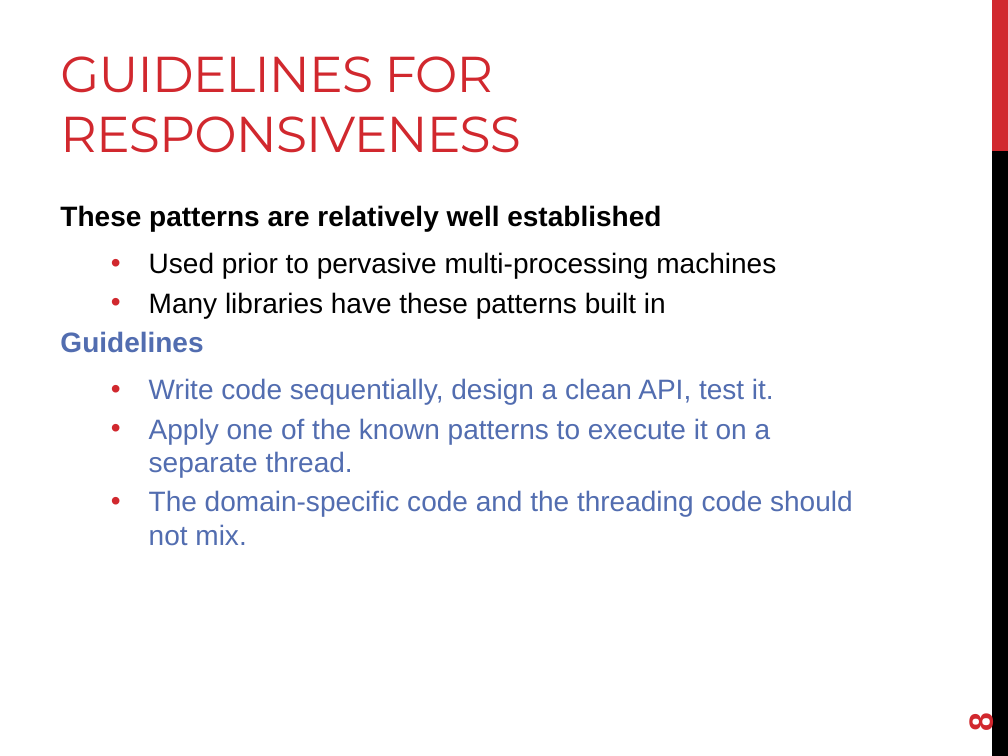
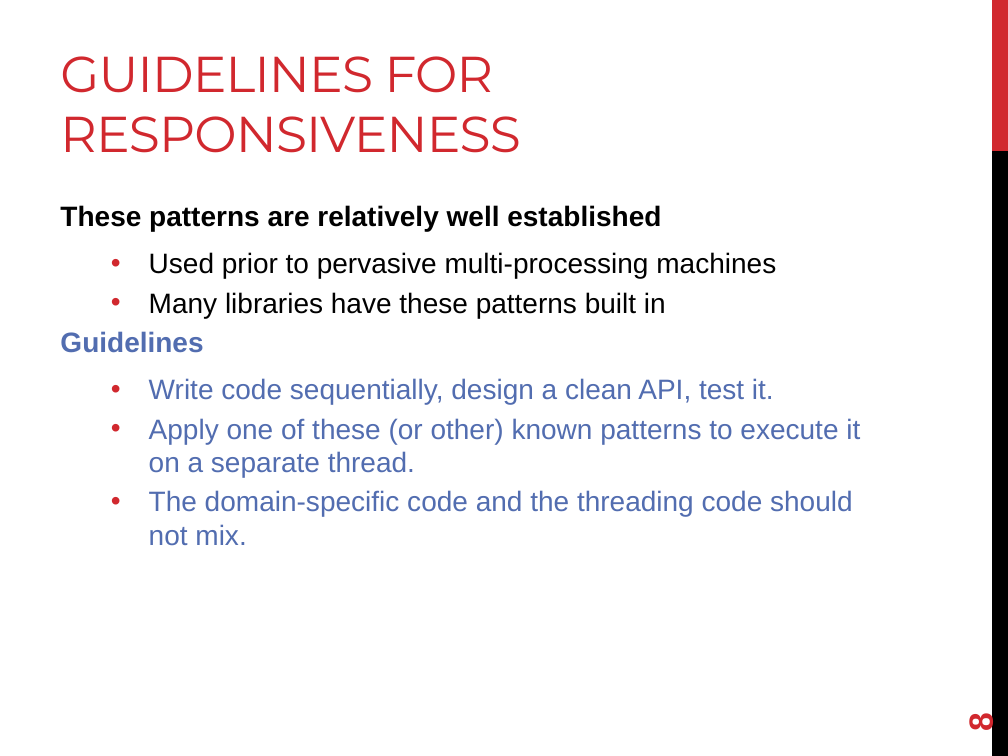
Before and after one commit to joshpeterson/DevelopingConcurrentSoftware, a slide deck: slide 8 of Lectures/Designing Concurrent Software/Designing Concurrent Software.pptx. Drawn at 1008x756 pixels with LibreOffice and Linux fonts; fonts in the diff are those of the drawing. Boxes give left, top, right and bottom in pixels: in the first picture for what was removed or moved away, otherwise in the second. Text is boxed around its words. In the diff, an @@ line names an element or a change of style, - is before the commit and + after.

```diff
--- a/Lectures/Designing Concurrent Software/Designing Concurrent Software.pptx
+++ b/Lectures/Designing Concurrent Software/Designing Concurrent Software.pptx
@@ text at [149,418,860,477]: text changed @@
-  • Apply one of the known patterns to execute it on a separate thread.
+  • Apply one of these (or other) known patterns to execute it on a separate thread.
```
Also in this commit, not shown: 5 other slides changed, 1 slide added, 1 other file.
